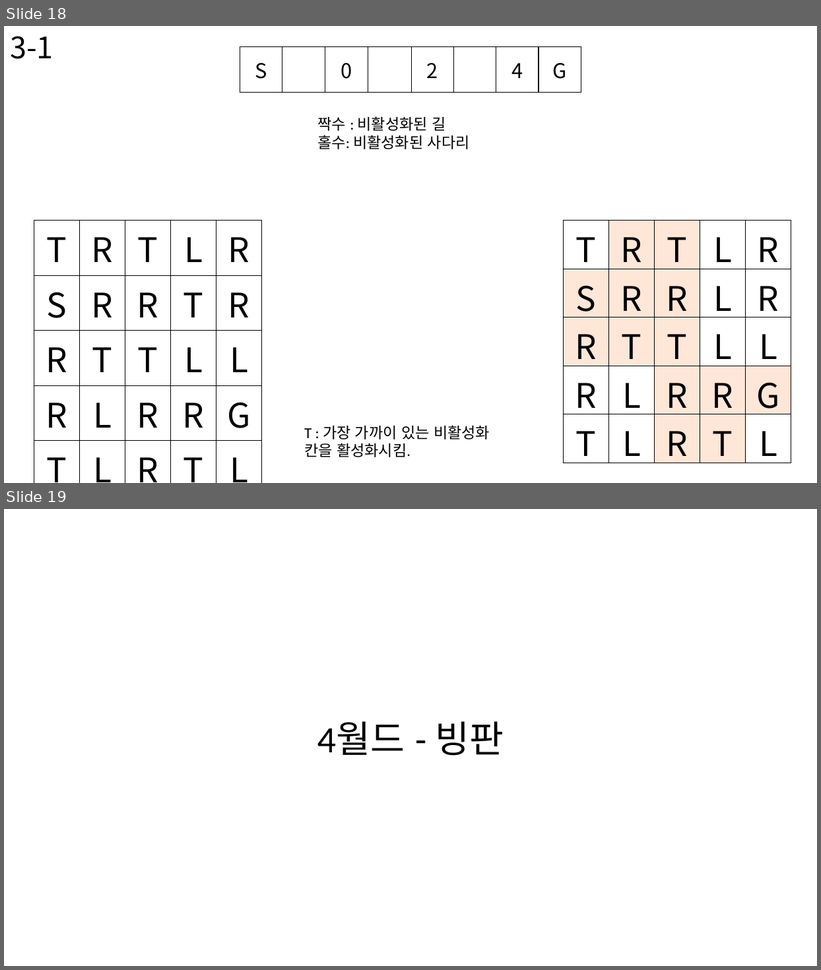
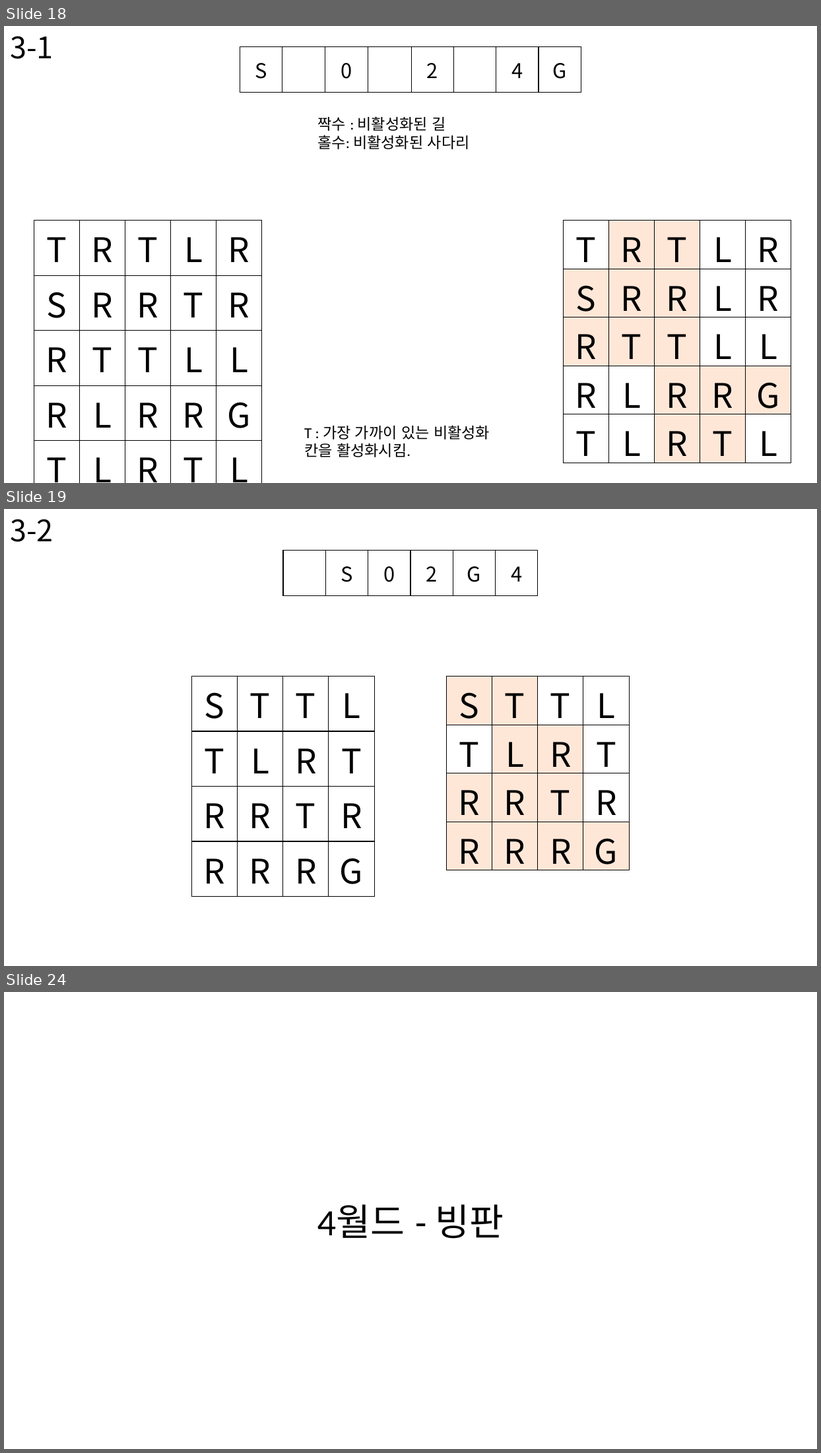
Before and after one commit to BSF0124/Brain-Control, a slide deck: etc/레벨디자인.pptx. Shown one above the other, each under a label of ours: slides 18 and 19 before the commit, slides 18, 19 and 24 after it; the slides between them are not shown. The pictures are 821x970 and 821x1453 pixels, drawn with LibreOffice and Linux fonts; fonts in the diff are those of the drawing. Boxes give left, top, right and bottom in pixels: in the first picture for what was removed or moved away, otherwise in the second. Text is boxed around its words. In the diff, an @@ line names an element or a change of style, - is before the commit and + after.

```diff
--- a/etc/레벨디자인.pptx
+++ b/etc/레벨디자인.pptx
@@ slide 19 added at box(4, 509, 817, 966), background #FFFFFF @@
@@ text added at box(10, 519, 53, 542), 35 pt, text #000000 @@
+3-2
@@ table added at box(283, 551, 539, 887), 1 rows, 6 columns @@
+ | S | 0 | 2 | G | 4
@@ table added at box(192, 676, 375, 887), 4 rows, 4 columns @@
+S | T | T | L
+T | L | R | T
+R | R | T | R
+R | R | R | G
@@ table added at box(447, 676, 630, 873), 4 rows, 4 columns @@
+S | T | T | L
+T | L | R | T
+R | R | T | R
+R | R | R | G
@@ what was slide 19 is now slide 24 @@
```
Also in this commit, not shown: 4 other slides added, 8 other files.
